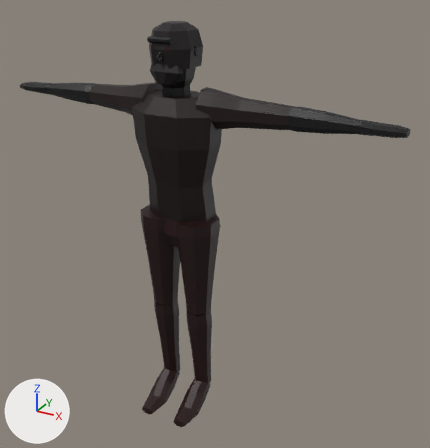
The glTF model game/assets/bodies/male_a.glb as it was, and as the next commit left it.
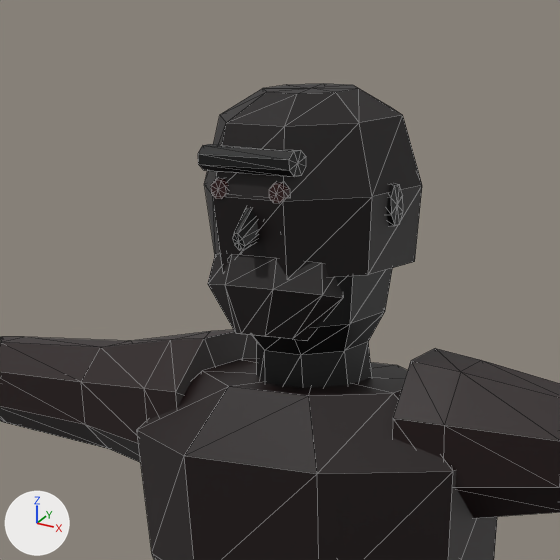
There are two pictures of each version: one whole from a camera (50 mm lens) standing at (1.282, -2.013, 1.979) and looking at (0.134, 0.074, 0.935), one close up on the part from 23% to 55% of the width and 0% to 31% of the height. The lights are fixed; the arrows at lower left show +X, +Y and +Z. The first two pictures are the older version. The close-ups show mesh edges as thin lines. Vertices at exactly the same position are counted once.

The first close-up shows 'male_a'.
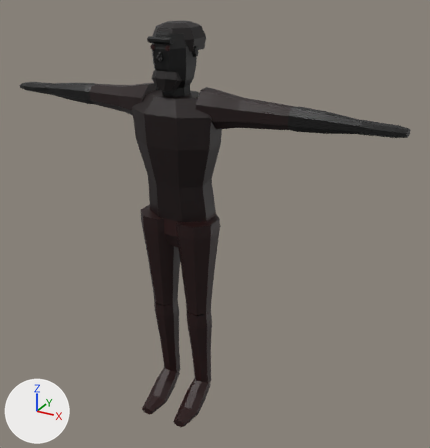
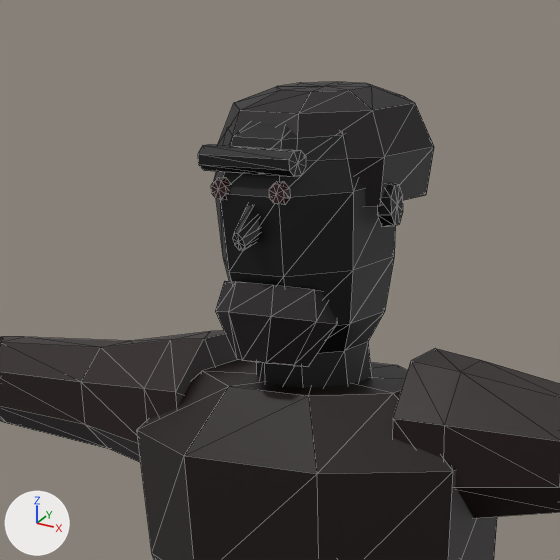
What differs and where, as boxes [x1, y1, x2, y2] in the close-ups (560 x 560 px; the box of a moved part takes in the faces that stretch with it):
'male_a', reshaped: before [0, 84, 560, 560]; after [0, 82, 560, 560]
part 1 of me_male_a, moved or reshaped: before [204, 84, 422, 277]; after [218, 82, 434, 207]
part 2 of me_male_a, moved or reshaped: before [208, 254, 343, 341]; after [215, 281, 337, 367]

The change, as a diff of the scene's bpy script:
```diff
--- a/game/assets/bodies/male_a.glb.py
+++ b/game/assets/bodies/male_a.glb.py
@@ me_male_a @@
 me_male_a.from_pydata(...)  # 749 vertices, 1424 faces; spans x -0.9..0.9, y -0.19..0.14, z 0.0..1.77
 # used by ob_male_a; location = (0.0, 0.0, 0.0)
+# me_male_a part 1: the loose piece of 34 vertices spanning x -0.09..0.09, y -0.11..0.12, z 1.61..1.77 is scaled about its middle by (1, 1, 0.625), then moved by (0.0, 0.02, 0.03)
+# me_male_a part 2: the loose piece of 26 vertices spanning x -0.06..0.06, y -0.11..-0.02, z 1.54..1.63 is moved by (0.0, 0.0, -0.03)
 me_male_a.materials.append(mat_head)
```
